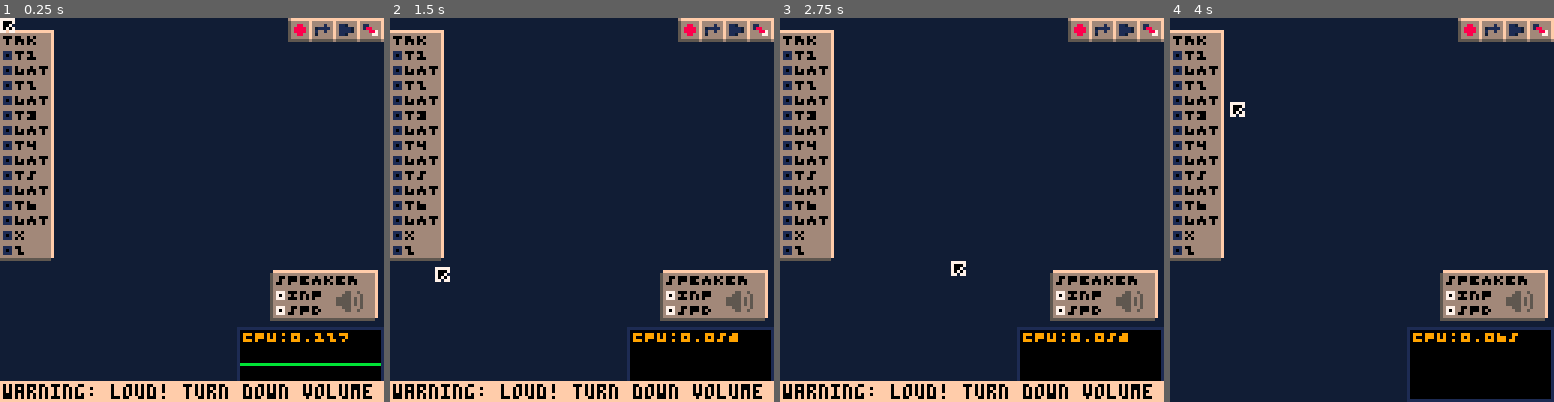
Above: before the commit, frames 1-4 (left to right).
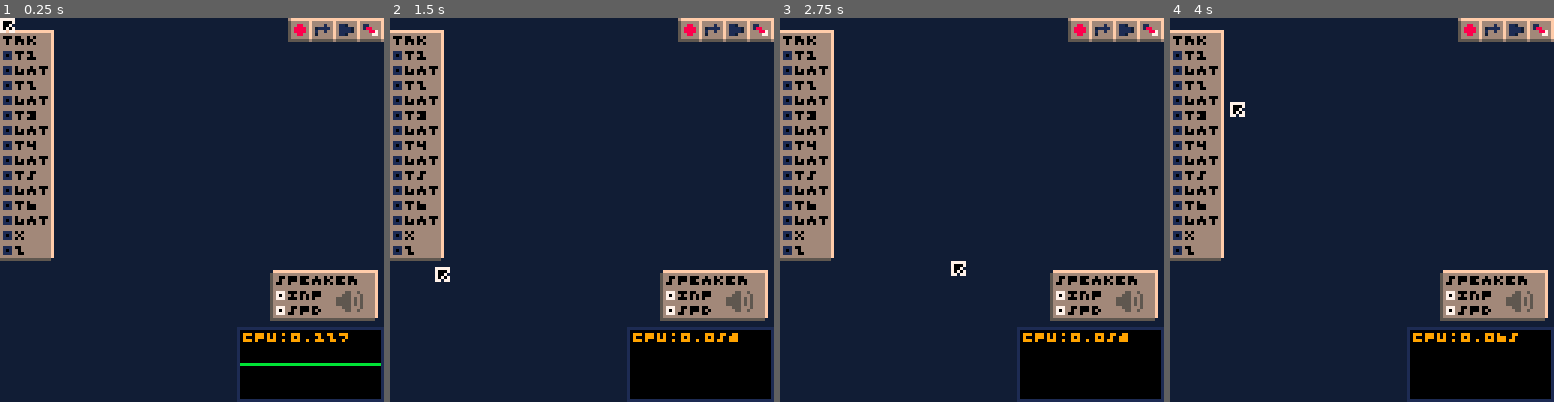
Above: after the commit, the same moments.

Repository: waporwave2/WWModular
Game: PICO-8 cartridge wwmodular.p8
Two runs of this game, one before a commit and one after it. Both use one fixed random seed, a clock stepped at 60 frames per second and the inputs below.
Inputs (mouse positions are in pixels of both pictures, inside the frame that each line leads up to):
- Up to frame 1 (0.25 s): no input
- Up to frame 2 (1.5 s): tap X (X key) at 0.33, 1.07 s; click (670, 121) at 0.67 s; tap O (Z key) at 0.7 s; click (436, 267) at 1.22 s
- Up to frame 3 (2.75 s): hold Right 1.6-2.1 s; tap O (Z key) at 1.7, 2.1, 2.5 s; click (887, 114) at 1.77 s; tap X (X key) at 1.85 s; hold Up 2.15-2.42 s; click (952, 259) at 2.32 s; hold Right from 2.47 s (still down)
- Up to frame 4 (4 s): click (1404, 106) at 2.87 s; tap O (Z key) at 2.9, 3.3, 3.7 s; tap X (X key) at 2.97 s; release Right at 3.03 s; hold Left 3.08-3.58 s; click (1465, 256) at 3.42 s; hold Down 3.63-3.97 s; click (1231, 102) at 3.97 s

The runs differ from the first frame. In frame 1, 4.8% of the frame differs, in the area x 0-100%, y 94-100%; in frame 2, 4.8%; in frame 3, 4.8%; in frame 4, nothing differs.

Commit message:
new samplemode

Diff:
--- a/src/dev.lua
+++ b/src/dev.lua
@@ -1,7 +1,8 @@
--- dev=true
+dev=true
 dev_visualdebug=dev
-dev_palpersist=dev
+-- dev_palpersist=dev
 dev_nowarnloud=dev
+dev_sam=dev
 
 web_version=false
 -- 1d2b53
--- a/src/globals.lua
+++ b/src/globals.lua
@@ -21,9 +21,10 @@
 local selectedmod,conid,concol,conin,   con,held=unpacksplit"-1,0,3,1"
 local rcpx,rcpy,rcpyc,anchorx,anchory=unpacksplit"0,0,0,0"
 local samples=split"~,~,~,~,~,~,~,~"
+local _sample_cachedraw={} --see drw_samplemode()
 -- hqmode: performance mode for rendering
 -- speaker/leftbar: references to specific modules
-local cpuusage,samplesel,hqmode,   projid,rcmenu,rcfunc,speaker,leftbar=unpacksplit"0,0,1"
+local cpuusage,hqmode,   projid,rcmenu,rcfunc,speaker,leftbar=unpacksplit"0,1"
 --fillpatterns
 local fills=split"0,0X8000,0X8020,0XA020,0XA0A0,0XA4A0,0XA4A1,0XA5A1,0XA5A5,0XE5A5,0XE5B5,0XF5B5,0XF5F5,0XFDF5,0XFDF7,0XFFF7,0XFFFF"
 local wirecols=split"0x8F,0xA9,0x5E,0xBE"
--- a/src/main.lua
+++ b/src/main.lua
@@ -49,7 +49,7 @@
 function _update60()
   trace"_update60"
 
-  upd_btns()
+  upd_mouse()
   if stat(120) then handle_file() end
 
   upd()
--- a/src/pance_input.lua
+++ b/src/pance_input.lua
@@ -1,9 +1,3 @@
---[[
-# input.lua
-
-various input stuff, like btnr() or mbtn()
-]]
-
 function mbtn(b) return _btn_helper(_mbtn,b) end
 function mbtnp(b) return _btn_helper(_mbtnp,b) end
 function mbtnr(b) return _btn_helper(_mbtnr,b) end
@@ -11,16 +5,12 @@
 -- mouse keycodes:
 --  lmb=0,rmb=1,mmb=2
 
---[[
-# implementation details
-]]
-
 mx,my,mwheel,_mbtn_last=stat(32),stat(33),0,0
 -- _mbtn,_mbtnp,_mbtnr
 
 -- call this at the start
 --  of _update()
-function upd_btns()
+function upd_mouse()
  _mbtn,
  mx,my,mwheel
  =
@@ -43,8 +33,3 @@
   and bits
   or bits>>b&1>0
 end
-
--- if kbtn"a" then ... end
--- function kbtn(ch)
---   return stat(28,ord(ch)-93)
--- end
--- a/src/samplemode.lua
+++ b/src/samplemode.lua
@@ -6,10 +6,44 @@
 end
 
 function upd_samplemode()
+  while stat(30) do
+    --eat input while not in tracker mode
+    stat(31)
+  end
 
+end
+
+-- call this every time a new sample is loaded
+function sample_cachedraw(ix)
+  local chars=samples[ix]
+  local nchars=#chars
+  if nchars>1 then
+    local heights={} --list of 125 heights [-1,1]
+
+    for cix=1,nchars do
+      heights[(cix/nchars*125)\1]=ord(chars,cix,1)/127.5-1
+    end
+    assert(#heights==125,nchars.." "..#heights)
+
+    _sample_cachedraw[ix]=heights
+  end
 end
 
 function drw_samplemode()
   cls()
-  ?"sample mode",0,0,7
+  local y=-16
+  for ix,chars in ipairs(samples) do
+    y+=16
+    rectwh(0,y,128,16,1)
+    local heights=_sample_cachedraw[ix]
+    if heights then
+      line(11)
+      for hix,h in ipairs(heights) do
+        line(1+hix,y+8+h*8)
+      end
+    end
+    ?ix,2,y+2,7
+  end
+  ?"samples",48,0,7
+  ?"enter to return",36,125,7
 end
--- a/src/save.lua
+++ b/src/save.lua
@@ -39,47 +39,50 @@
 end
 
 function handle_file()
-  serial(0x800,0x4300,4) --read 4 magic bytes
-  if $0x4300==0x3230.6d77 then --wm02
-    import_state,samplesel,pg,trkp,selectedmod,   playing,held,con,rcmenu,rcfunc,leftbar,speaker=unpacksplit"1,0,1,0,-1"
-    modules,wires,pgtrg,page,mem={},{},{},{},{[0]=0}
-    samples=split"~,~,~,~,~,~,~,~"
-
-    local ln=""
-    while stat(120) do
-      -- move data from dropped file into 0x4300
-      local len=serial(0x800,0x4300,0x1000)
-
-      for i=0,len-1 do
-        local bb=@(0x4300+i)
-        local c=chr(bb)
-        if c=="\n" then
-          import_line(ln)
-          ln=""
-        elseif c~="\r" then
-          ln..=c
-        end
-      end
-    end
-    import_line(ln) --leftovers
-    if import_state>=0 then
-      toast"patch imported"
-    end
-  elseif $0x4300==0x6173.6d77 then --wmsa
-    samplesel%=#samples
-    samplesel+=1
+  if upd==upd_samplemode then
     local len=serial(0x800,0x8000,0x7ff0)
-    samples[samplesel]=chr(peek(0x8000,len))
-
-    toast("imported sample #"..samplesel)
+    local sam=mid(1,8,1+my\16)
+    samples[sam]=chr(peek(0x8000,len))
+    sample_cachedraw(sam)
+
+    toast("imported sample #"..sam)
     while stat(120) do
       serial(0x800,0x8000,0x7ff0)
-      toast("partially imported sample #"..samplesel)
+      toast("partially imported sample #"..sam)
     end
   else
-    toast("bad magic bytes: "..tostr($0x4300,1))
-    while stat(120) do
-      serial(0x800,0x8000,0x7ff0)
+    serial(0x800,0x4300,4) --read 4 magic bytes
+    if $0x4300==0x3230.6d77 then --wm02
+      import_state,pg,trkp,selectedmod,   playing,held,con,rcmenu,rcfunc,leftbar,speaker=unpacksplit"1,1,0,-1"
+      modules,wires,pgtrg,page,mem={},{},{},{},{[0]=0}
+      samples=split"~,~,~,~,~,~,~,~"
+      _sample_cachedraw={}
+
+      local ln=""
+      while stat(120) do
+        -- move data from dropped file into 0x4300
+        local len=serial(0x800,0x4300,0x1000)
+
+        for i=0,len-1 do
+          local bb=@(0x4300+i)
+          local c=chr(bb)
+          if c=="\n" then
+            import_line(ln)
+            ln=""
+          elseif c~="\r" then
+            ln..=c
+          end
+        end
+      end
+      import_line(ln) --leftovers
+      if import_state>=0 then
+        toast"patch imported"
+      end
+    else
+      toast("bad magic bytes: "..tostr($0x4300,1),240)
+      while stat(120) do
+        serial(0x800,0x8000,0x7ff0)
+      end
     end
   end
 end
@@ -238,6 +241,7 @@
 function import_sample(ln)
   local dat=split(ln,":")
   samples[dat[1]]=chr(unpack(dat,2))
+  sample_cachedraw(dat[1])
   return true
 end
 
Not shown, changed: WWM DOCUMENTATION.txt
Not shown, changed: samples/HOWTO.txt
Not shown, changed: README.md
Not shown, changed: samples/cymbal.pcm
Not shown, changed: samples/high_hat.pcm
Not shown, changed: samples/kick.pcm
Not shown, changed: samples/snare.pcm
